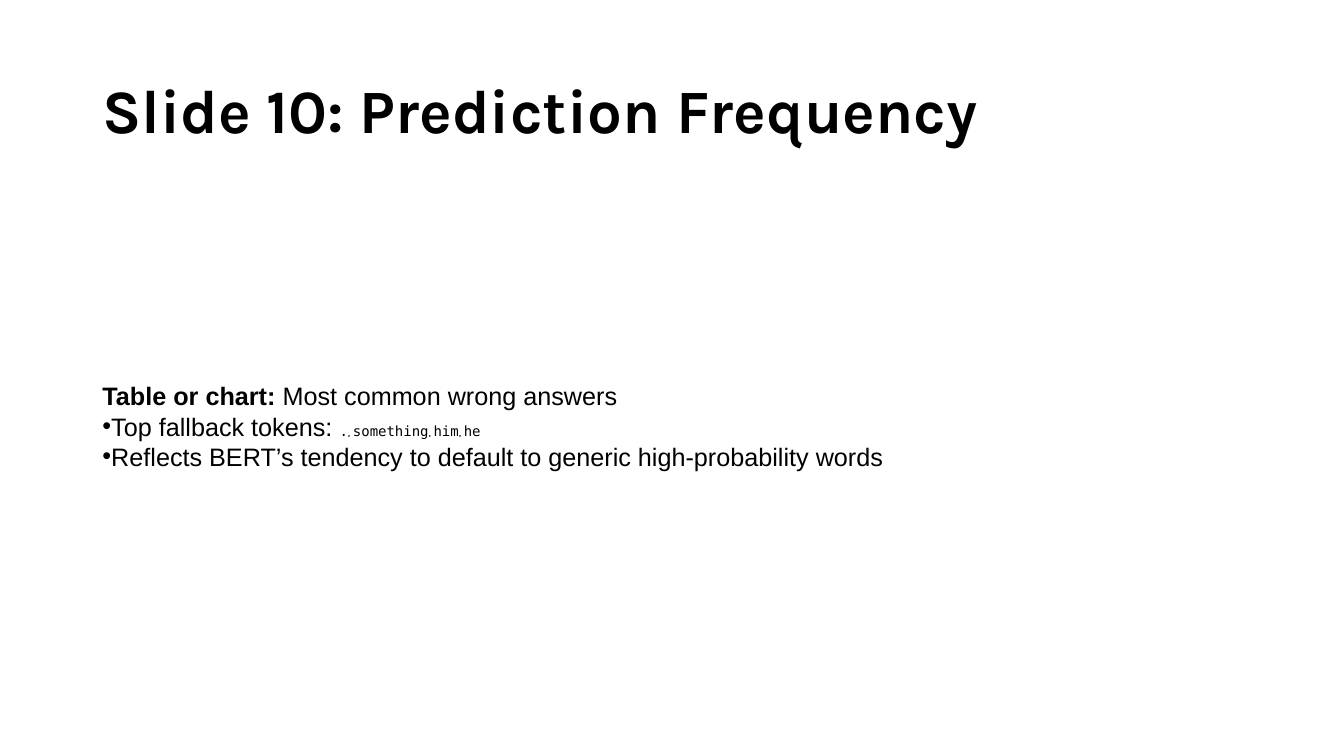
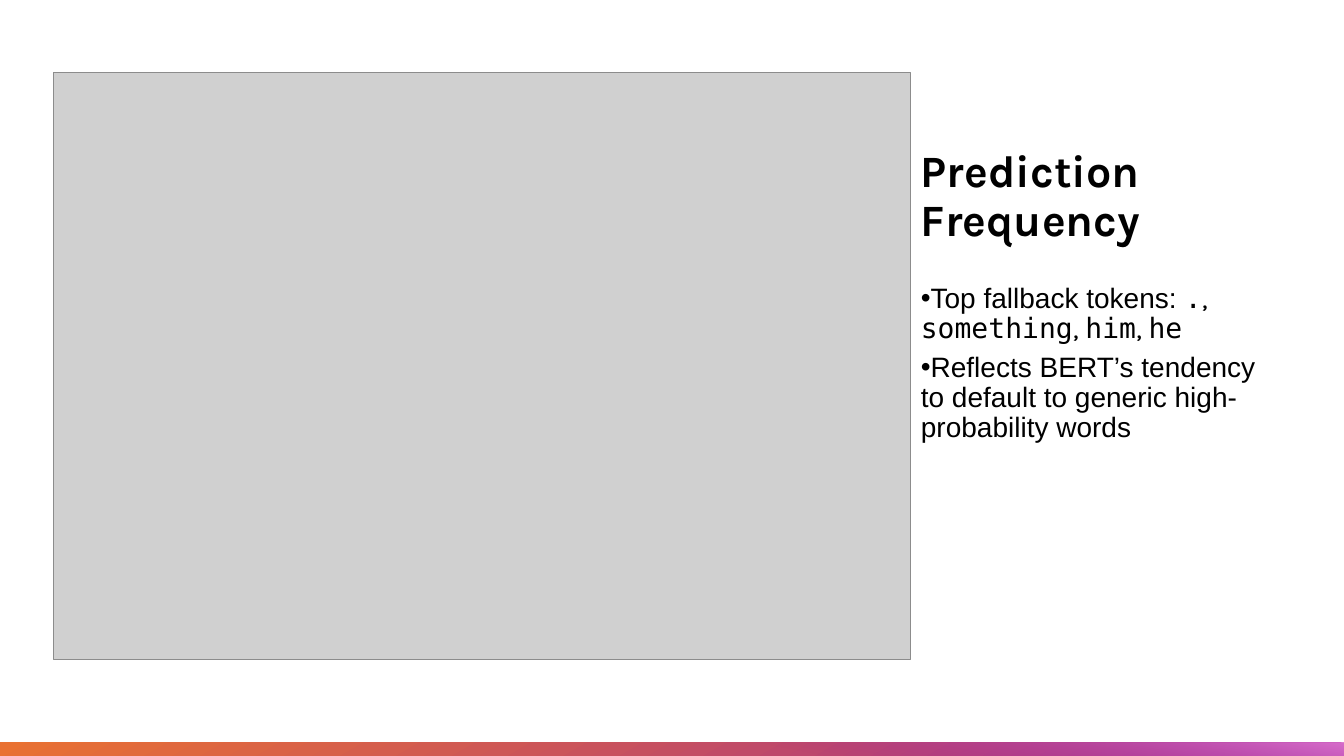
Before and after one commit to b1akp1astik/bert-fact-injection, a slide deck: slide 12 of presentation/Presentation.pptx (slide 10 before the commit). Drawn at 1344x756 pixels with LibreOffice and Linux fonts; fonts in the diff are those of the drawing; grey boxes stand for pictures. Boxes give left, top, right and bottom in pixels: in the first picture for what was removed or moved away, otherwise in the second. Text is boxed around its words. In the diff, an @@ line names an element or a change of style, - is before the commit and + after.

```diff
--- a/presentation/Presentation.pptx
+++ b/presentation/Presentation.pptx
@@ picture added at (x1=53, y1=73, x2=910, y2=659) @@
@@ title "Prediction Frequency" at (x1=921, y1=155, x2=1140, y2=247): vertical alignment middle to bottom @@
@@ title at (x1=921, y1=155, x2=1140, y2=247): text changed; size 44 to 32 pt @@
-Slide 10: Prediction Frequency
+Prediction Frequency
@@ text "Top fallback tokens: ., something, ..." moved from (x1=102, y1=386, x2=883, y2=471) to (x1=921, y1=287, x2=1255, y2=443) @@
@@ text "Top fallback tokens: ., something, ..." at (x1=921, y1=287, x2=1255, y2=443): size 18 to 20 pt in "Top fallback tokens:", "Reflects BERT’s tendency to default to generic ..."; size 10 to 20 pt in "., something, him, he"; size 8 to 20 pt in "., something, him,"; line spacing 1 to 0.9; more space between paragraphs; vertical alignment middle to top @@
@@ text at (x1=102, y1=386, x2=617, y2=411): paragraph removed @@
-Table or chart: Most common wrong answers
@@ rectangle added at (x1=0, y1=743, x2=1344, y2=756), fill gradient #A02B93 to #E97132 @@
@@ rectangle added at (x1=692, y1=743, x2=1344, y2=756), fill gradient #A02B93 to #D86ECC @@
```
Also in this commit, not shown: 12 other slides changed, 4 slides added, 1 slide removed, 9 other files.
